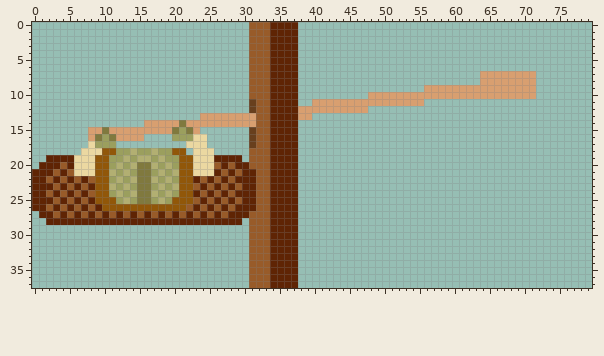
One commit to this sprite sheet: Art/Tasks/Rowing/Active/CrewRowingE.png. The picture above is the old version.
The file is 160x76 pixels, drawn in blocks of 2x2; one block is one cell here. Colours within 5 levels of each other are drawn and written as one.
Now the later version:
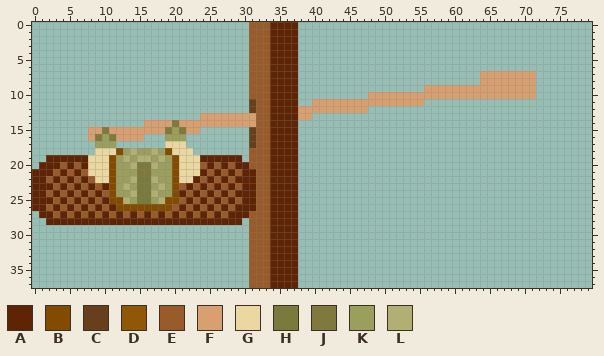
Palette (. is transparent): A #5f2404  B #834b00  C #683f1d  D #915709  E #985b29  F #d89f70  G #ebd8a1  H #797a3b  J #80793e  K #9b9f5e  L #b2af72
Message: Update rowing task to scale
The edit:
Changed rows in their new state; - is an unchanged pixel.
first column x 6:
14 --------------JF----
15 -------------JKJF---
16 -------------K--...-
17 --.----------GGG...-
18 -..-GGB------BGGG...
19 AA-GGB--------BGG-AA
20 EA-GGBK--HH--KBGG-EA
21 AE-GGB-K----K-BGG-AE
22 ---GGBK--HH--KBGG---
23 ---EAB---HH---BEA---
24 ---AEBK--HH--KBAE---
25 ---EABB--HH--BBEA---
26 ----EABBBBBBBBEA----
Changed places in both pictures, as pixel boxes (x1, y1, x2, y2):
changed: (74, 120, 214, 211)
